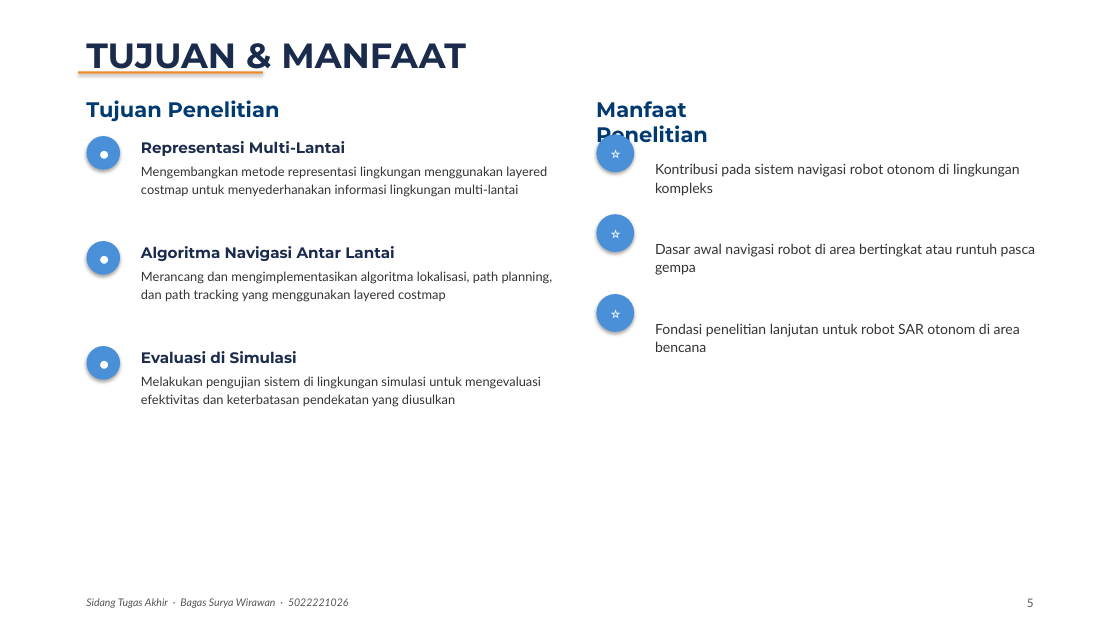
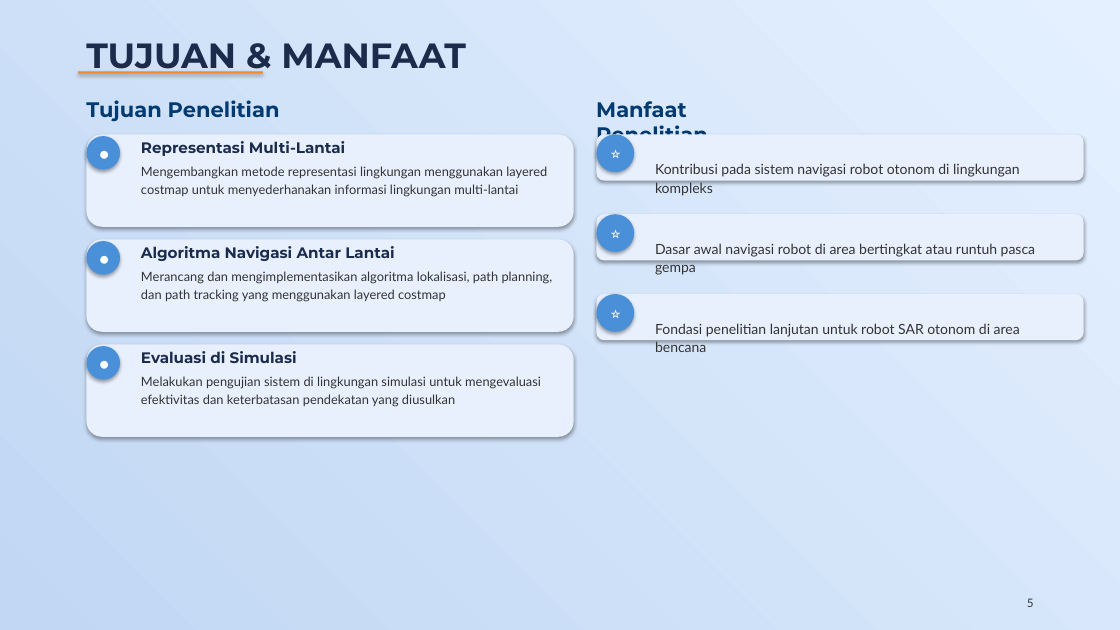
Before and after one commit to bagaswizard/Buku_TA, a slide deck: slide 5 of Presentasi_Sidang_TA.pptx. Drawn at 1120x630 pixels with LibreOffice and Linux fonts; fonts in the diff are those of the drawing. Boxes give left, top, right and bottom in pixels: in the first picture for what was removed or moved away, otherwise in the second. Text is boxed around its words. In the diff, an @@ line names an element or a change of style, - is before the commit and + after.

```diff
--- a/Presentasi_Sidang_TA.pptx
+++ b/Presentasi_Sidang_TA.pptx
@@ background #FFFFFF to gradient #E4F0FF to #C1D7F3 @@
@@ rounded rectangle added at (87, 134, 574, 227), fill #E8F0FE @@
@@ rounded rectangle added at (597, 134, 1084, 181), fill #E8F0FE @@
@@ rounded rectangle added at (87, 239, 574, 332), fill #E8F0FE @@
@@ rounded rectangle added at (597, 214, 1084, 260), fill #E8F0FE @@
@@ rounded rectangle added at (597, 294, 1084, 340), fill #E8F0FE @@
@@ rounded rectangle added at (87, 344, 574, 437), fill #E8F0FE @@
@@ text removed at (86, 598, 349, 608) @@
-Sidang Tugas Akhir · Bagas Surya Wirawan · 5022221026
@@ text "5" at (1027, 598, 1034, 607): text colour #555555 to #333333 @@
```
Also in this commit, not shown: 13 other slides changed, 5 slides added, 3 slides removed, 7 other files.
